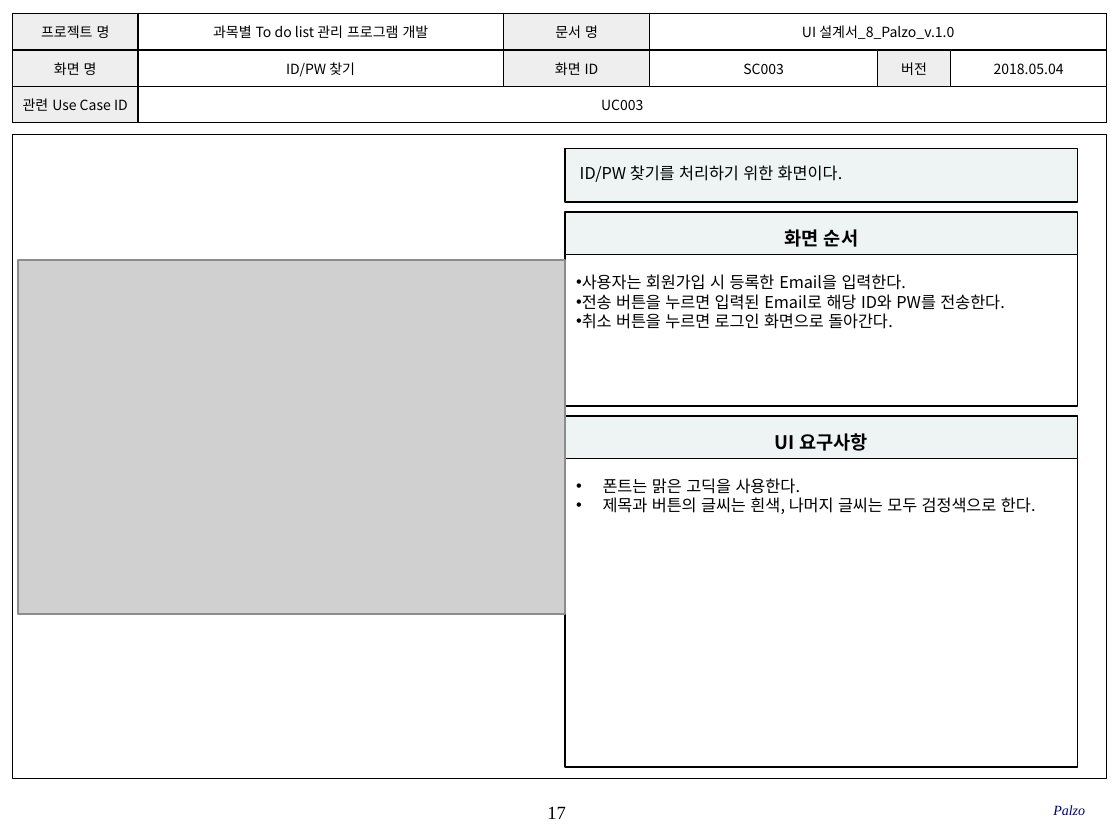
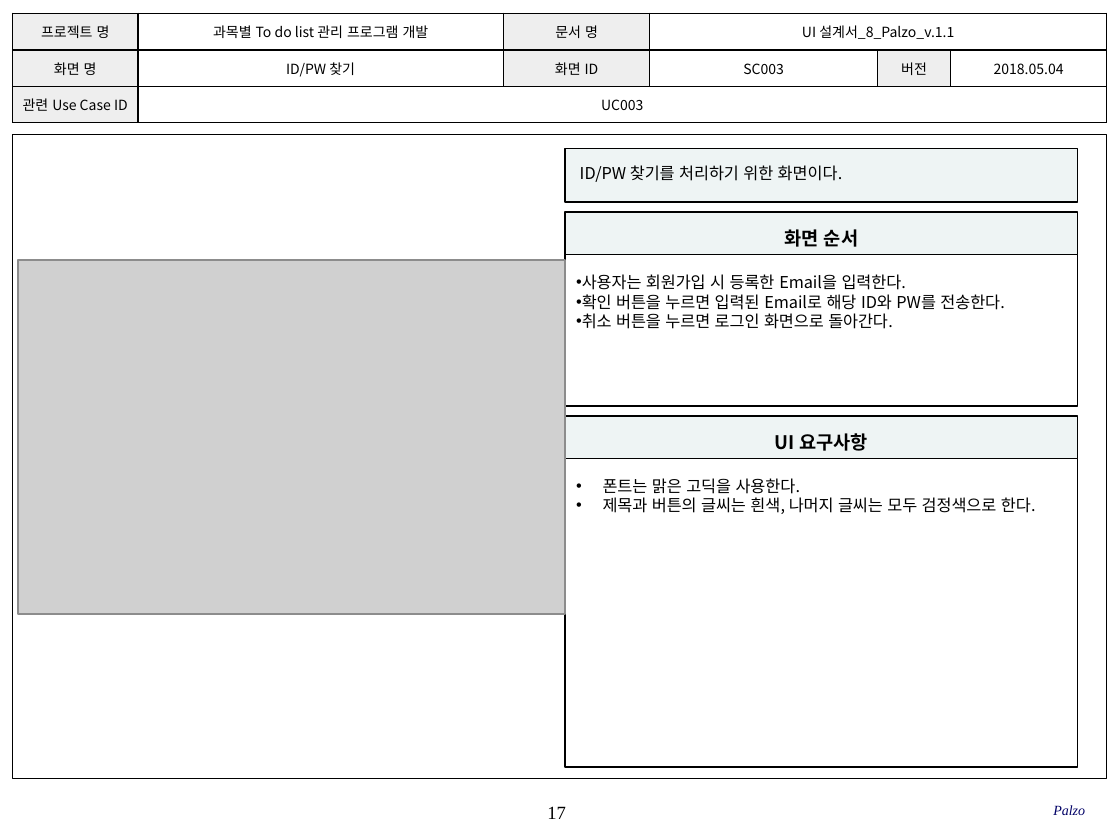
Before and after one commit to SMU-SE-Admin/18-1_8_PALZO_Doc, a slide deck: slide 17 of 03 설계/UI 설계서_8_Palzo.pptx. Drawn at 1120x840 pixels with LibreOffice and Linux fonts; fonts in the diff are those of the drawing; grey boxes stand for pictures; background and template pictures are left out. Boxes give left, top, right and bottom in pixels: in the first picture for what was removed or moved away, otherwise in the second. Text is boxed around its words. In the diff, an @@ line names an element or a change of style, - is before the commit and + after.

Commit message:
#1102 UI 설계서 작성
작성 항목 확인 및 점검, 보완사항 추가

```diff
--- a/03 설계/UI 설계서_8_Palzo.pptx
+++ b/03 설계/UI 설계서_8_Palzo.pptx
@@ table at (x1=12, y1=13, x2=1105, y2=123) @@
-row 1, column 4: UI 설계서_8_Palzo_v.1.0
+row 1, column 4: UI 설계서_8_Palzo_v.1.1
@@ text in rectangle at (x1=582, y1=294, x2=1004, y2=310): text changed @@
-• 전송 버튼을 누르면 입력된 Email로 해당 ID와 PW를 전송한다.
+• 확인 버튼을 누르면 입력된 Email로 해당 ID와 PW를 전송한다.
```
Also in this commit, not shown: 39 other slides changed.
